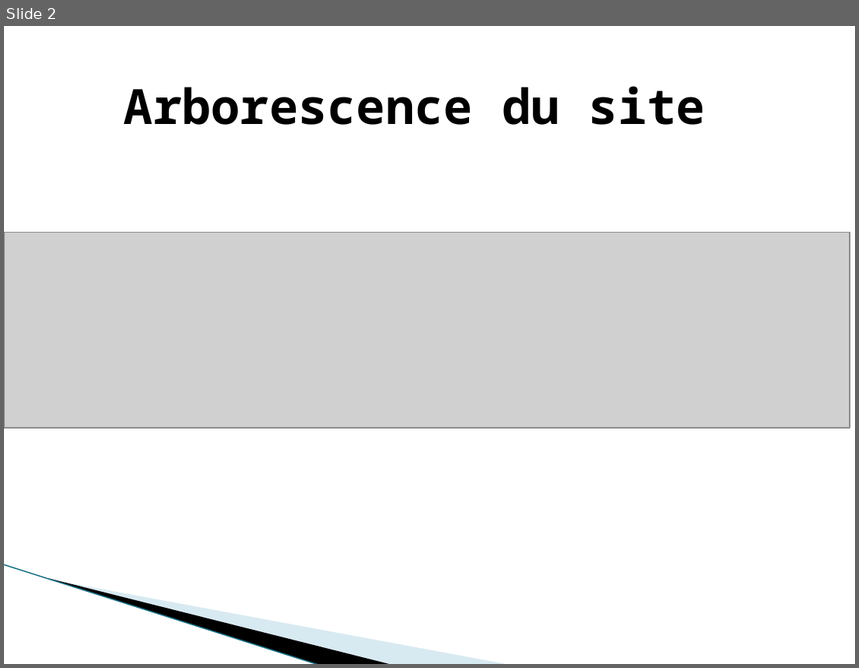
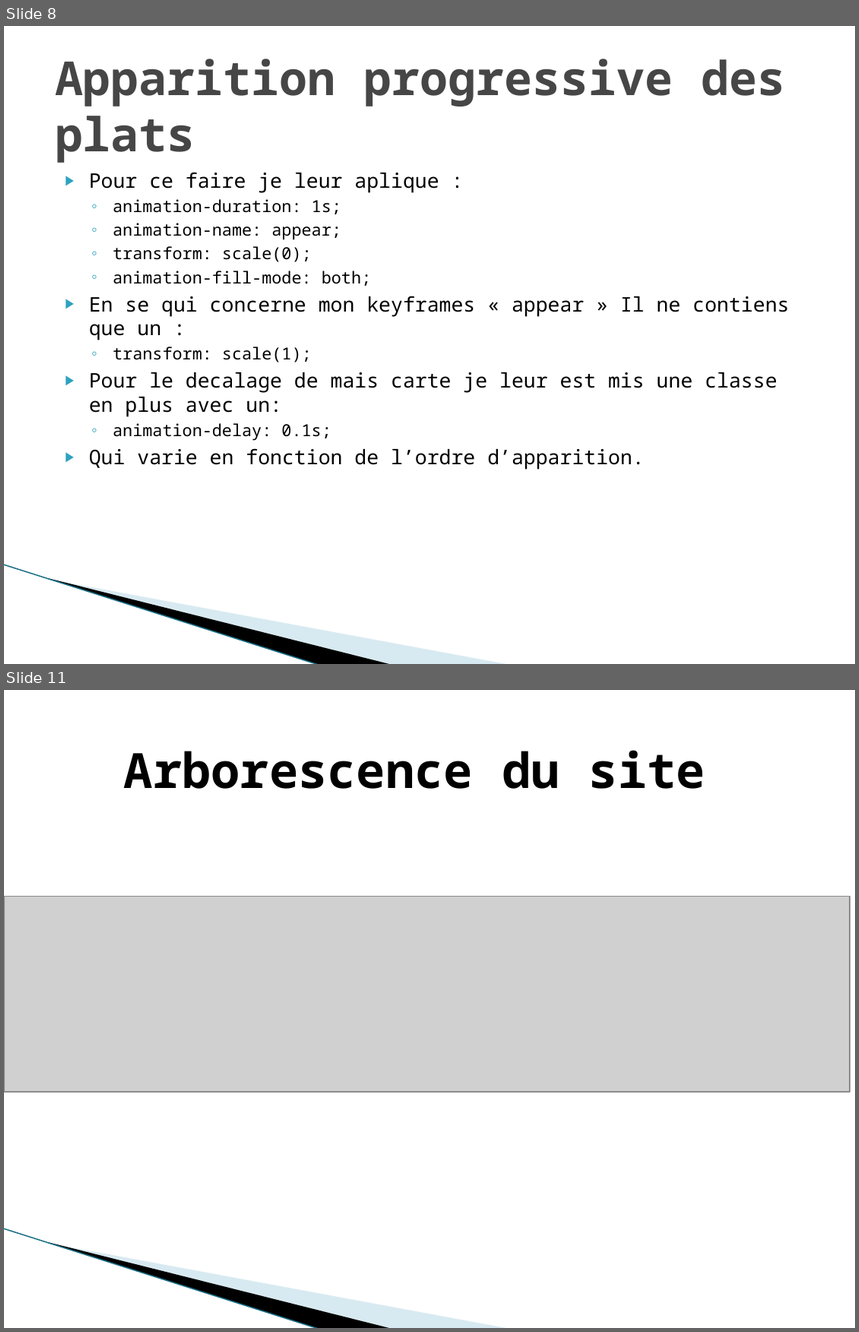
Before and after one commit to gwenaelgressier/GwenaelGressier_03_22022022, a slide deck: présentation du p3.pptx. Shown one above the other, each under a label of ours: slide 2 before the commit, slides 8 and 11 after it; the slides between them are not shown. The pictures are 859x668 and 859x1332 pixels, drawn with LibreOffice and Linux fonts; fonts in the diff are those of the drawing; grey boxes stand for pictures; background and template pictures are left out. Boxes give left, top, right and bottom in pixels: in the first picture for what was removed or moved away, otherwise in the second. Text is boxed around its words. In the diff, an @@ line names an element or a change of style, - is before the commit and + after.

```diff
--- a/présentation du p3.pptx
+++ b/présentation du p3.pptx
@@ slide 8 added at [4,26,855,664], background #FFFFFF; not listed: 3 template elements that a slide beside it also shows @@
@@ title added at [55,59,785,163], 39.6 pt, text #464646, bold @@
+Apparition progressive des plats
@@ text added at [89,172,789,470], 17 pt, text #000000 @@
+▶ Pour ce faire je leur aplique :
+  ◦ animation-duration: 1s;
+  ◦ animation-name: appear;
+  ◦ transform: scale(0);
+  ◦ animation-fill-mode: both;
+▶ En se qui concerne mon keyframes « appear » Il ne contiens que un :
+  ◦ transform: scale(1);
+▶ Pour le decalage de mais carte je leur est mis une classe en plus avec un:
+  ◦ animation-delay: 0.1s;
+▶ Qui varie en fonction de l’ordre d’apparition.
@@ what was slide 2 is now slide 11 @@
```
Also in this commit, not shown: 1 slide changed, 9 other slides added, 5 other files.
